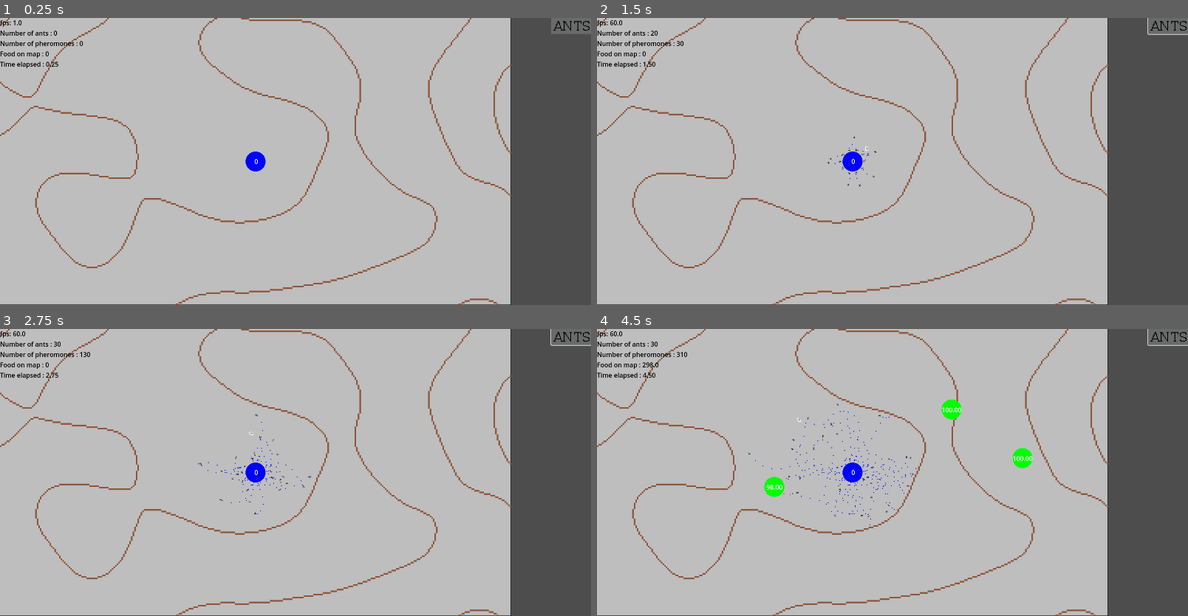
Above: before the commit, frames 1-4 (two rows, left to right).
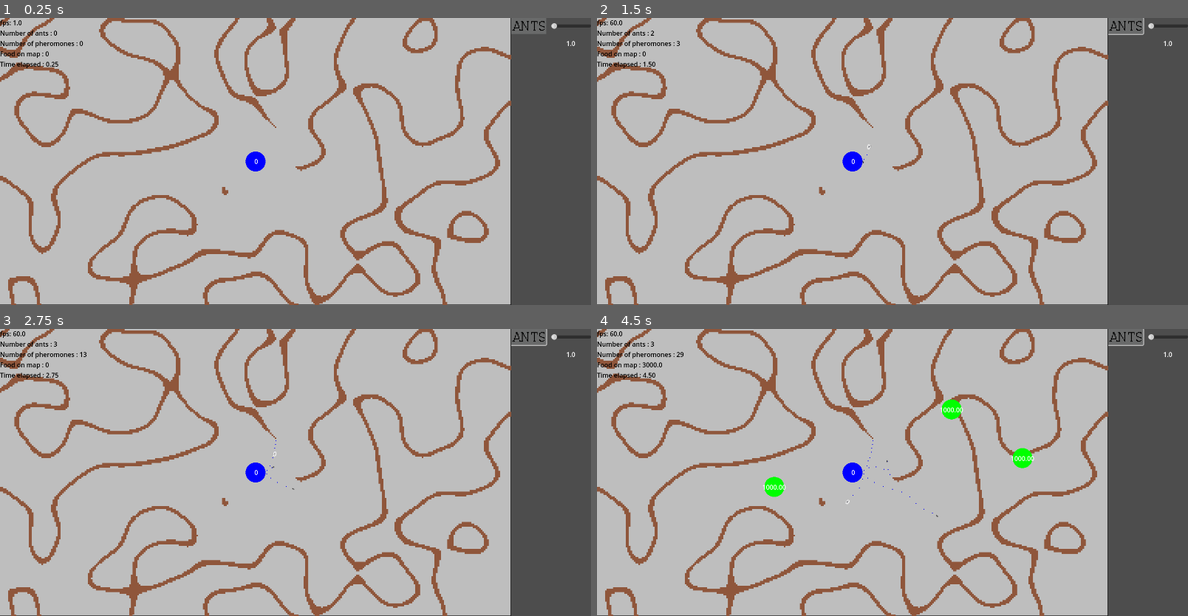
Above: after the commit, the same moments.

Repository: zPrisim/ArtificialAnts
Game: Godot game, scene res://scenes/simulation.tscn
Two runs of this game, one before a commit and one after it. Both use one fixed random seed, a clock stepped at 60 frames per second and the inputs below.
Inputs (mouse positions are in pixels of both pictures, inside the frame that each line leads up to; where the layout moved, square brackets give the same spot in the first picture):
- Up to frame 1 (0.25 s): no input
- Up to frame 2 (1.5 s): click (1122, 26) [1170, 26] at 0.5 s; click (1122, 26) [1170, 26] at 1.25 s
- Up to frame 3 (2.75 s): click (525, 337) [573, 337] at 2 s
- Up to frame 4 (4.5 s): move the mouse to (1022, 458) at 2.77 s; click (1022, 458) at 2.92 s; move the mouse to (774, 486) at 3.52 s; click (774, 486) at 3.67 s; move the mouse to (951, 409) at 4.27 s; click (951, 409) at 4.42 s

The runs differ from the first frame. In frame 1, 12% of the frame differs, in the area x 0-100%, y 0-100%; in frame 2, 12%; in frame 3, 12%; in frame 4, 12%.

Commit message:
Opti pheromones fonctionnelle, ajout slider fourmis UI

Diff:
--- a/project.godot
+++ b/project.godot
@@ -70,10 +70,12 @@
 
 [physics]
 
+2d/run_on_separate_thread=true
 common/physics_ticks_per_second=30
 common/max_physics_steps_per_frame=4
 2d/default_gravity=0.0
 2d/solver/solver_iterations=8
+common/enable_object_picking=false
 
 [rendering]
 
--- a/scenes/SimulationUi.tscn
+++ b/scenes/SimulationUi.tscn
@@ -22,17 +22,44 @@
 
 [node name="MarginContainer" type="MarginContainer" parent="."]
 layout_mode = 1
-anchors_preset = 15
+anchors_preset = 1
+anchor_left = 1.0
 anchor_right = 1.0
-anchor_bottom = 1.0
-grow_horizontal = 2
-grow_vertical = 2
+offset_left = -202.0
+offset_bottom = 100.0
+grow_horizontal = 0
 
-[node name="Button" type="Button" parent="MarginContainer"]
-custom_minimum_size = Vector2(100, 40)
+[node name="HSplitContainer" type="HSplitContainer" parent="MarginContainer"]
+layout_mode = 2
+collapsed = true
+
+[node name="Button" type="Button" parent="MarginContainer/HSplitContainer"]
+custom_minimum_size = Vector2(90, 40)
 layout_mode = 2
 size_flags_horizontal = 8
 size_flags_vertical = 0
 theme_override_styles/hover = SubResource("StyleBoxTexture_gl5vq")
 theme_override_styles/pressed = SubResource("StyleBoxTexture_bjuw2")
 theme_override_styles/normal = SubResource("StyleBoxTexture_gl5vq")
+
+[node name="VSplitContainer" type="VSplitContainer" parent="MarginContainer/HSplitContainer"]
+custom_minimum_size = Vector2(90, 100)
+layout_mode = 2
+collapsed = true
+
+[node name="HSlider" type="HSlider" parent="MarginContainer/HSplitContainer/VSplitContainer"]
+custom_minimum_size = Vector2(90, 40)
+layout_mode = 2
+min_value = 1.0
+max_value = 200.0
+value = 1.0
+rounded = true
+
+[node name="Label" type="Label" parent="MarginContainer/HSplitContainer/VSplitContainer"]
+custom_minimum_size = Vector2(100, 0)
+layout_mode = 2
+size_flags_horizontal = 0
+size_flags_vertical = 0
+text = "200"
+horizontal_alignment = 1
+vertical_alignment = 1
--- a/scenes/ant.tscn
+++ b/scenes/ant.tscn
@@ -7,14 +7,17 @@
 [ext_resource type="Script" uid="uid://b3bbpauotypwp" path="res://scripts/ant_vision.gd" id="5_hkm68"]
 
 [sub_resource type="CapsuleShape2D" id="CapsuleShape2D_5tacl"]
-radius = 5.33333
-height = 13.3333
+radius = 3.99376
+height = 7.99991
 
 [sub_resource type="CircleShape2D" id="CircleShape2D_acg2n"]
-radius = 6.0
+radius = 4.90698
 
 [sub_resource type="CircleShape2D" id="CircleShape2D_1c1h0"]
-radius = 40.05
+radius = 34.0
+
+[sub_resource type="CircleShape2D" id="CircleShape2D_hkm68"]
+radius = 12.0
 
 [node name="ant" type="CharacterBody2D"]
 light_mask = 0
@@ -45,8 +48,8 @@
 metadata/_edit_use_anchors_ = true
 
 [node name="rightAntenna" type="Area2D" parent="."]
-position = Vector2(11, -10)
-collision_layer = 16
+position = Vector2(10.0186, -5.99539)
+collision_layer = 0
 collision_mask = 8
 monitorable = false
 script = ExtResource("4_8svqu")
@@ -55,8 +58,8 @@
 shape = SubResource("CircleShape2D_acg2n")
 
 [node name="leftAntenna" type="Area2D" parent="."]
-position = Vector2(-11, -10)
-collision_layer = 16
+position = Vector2(-9.98141, -6.00469)
+collision_layer = 0
 collision_mask = 8
 monitorable = false
 script = ExtResource("4_8svqu")
@@ -65,8 +68,8 @@
 shape = SubResource("CircleShape2D_acg2n")
 
 [node name="centre" type="Area2D" parent="."]
-position = Vector2(0, -20)
-collision_layer = 16
+position = Vector2(0.0279067, -14.0001)
+collision_layer = 0
 collision_mask = 8
 monitorable = false
 script = ExtResource("4_8svqu")
@@ -81,6 +84,10 @@
 [node name="CollisionShape2D" type="CollisionShape2D" parent="antVision"]
 shape = SubResource("CircleShape2D_1c1h0")
 
-[node name="frontRayCast2D" type="RayCast2D" parent="."]
-enabled = false
-target_position = Vector2(0, -6)
+[node name="closePheromone" type="Area2D" parent="."]
+collision_layer = 0
+collision_mask = 0
+monitorable = false
+
+[node name="CollisionShape2D" type="CollisionShape2D" parent="closePheromone"]
+shape = SubResource("CircleShape2D_hkm68")
--- a/scripts/ant_movement.gd
+++ b/scripts/ant_movement.gd
@@ -6,20 +6,24 @@
 @onready var centreSensor = $centre
 @onready var leftSensor = $leftAntenna
 
+
+@onready var closePheromone = $closePheromone
 @onready var vision = $antVision
-@onready var frontObstacleRay = $frontRayCast2D
 
 @export var id: int
+
+
+enum STATE{SEARCHING,RETURNING}
+var currentState : STATE
 
 
 var maxSpeed = 80.0
 var steerStrength = 100.0 # force changement de direction : augmente grandement la vitesse aussi
-var wanderStrength = 0.5 # force de l'aléatoire
+var wanderStrength = 0.2 # force de l'aléatoire
 var desiredDirection: Vector2
 var desiredVelocity
 var desiredSteeringForce
 var acceleration
-var wallAvoidanceStrength = 1.5
 
 var anthill: Node2D
 var pheromoneSpawnTimeDelay = 0.3
@@ -38,7 +42,7 @@
 
 func _ready():
 	add_to_group("ant")
-
+	currentState = STATE.SEARCHING
 	updateTimer = Timer.new()
 
 	updateTimer.connect("timeout", _on_timer_update)
@@ -65,47 +69,68 @@
 
 	var p = pheromone.instantiate()
 
-	if hasFood:
-		if lastFood != null:
-			distance = global_position.distance_to(lastFood.global_position)
+	var existingPheromone = null
+	if currentState == STATE.SEARCHING:
+		closePheromone.set_collision_mask_value(5, false)
+		closePheromone.set_collision_mask_value(6, true)
+	elif currentState == STATE.RETURNING:
+		closePheromone.set_collision_mask_value(6, false)
+		closePheromone.set_collision_mask_value(5, true)
+
+	var pheromones = closePheromone.get_overlapping_areas()
+	for ph in pheromones:
+		var dist = global_position.distance_to(ph.global_position)
+		if dist <= randi() % 4 + 2:
+			existingPheromone = ph
+			break
+
+	if existingPheromone:
+		if hasFood:
+			if lastFood != null:
+				distance = global_position.distance_to(lastFood.global_position)
+			else:
+				distance = 0
+			normalized_distance = distance / distMax
+			existingPheromone.value += existingPheromone.foodValue * (1.0 - normalized_distance)
 		else:
-			distance = 0
-		normalized_distance = distance / distMax
-		p.type = Settings.types.FOOD
-		p.value = p.foodValue * (1.0 - normalized_distance)
-	else:
-		distance = global_position.distance_to(anthill.global_position)
-		normalized_distance = distance / distMax
-		p.type = Settings.types.HOME
-		p.value = p.homeValue * (1.0 - normalized_distance)
-	p.id = id
-	get_parent().pheromones.append(p)
-	get_parent().add_child(p)
-	p.global_position = global_position
-func move(delta : float, t : Settings.types):
+			distance = global_position.distance_to(anthill.global_position)
+			normalized_distance = distance / distMax
+			existingPheromone.value += existingPheromone.homeValue * (1.0 - normalized_distance)
+
+		existingPheromone.reset_timer()
+
+	else:
+		if hasFood:
+			if lastFood != null:
+				distance = global_position.distance_to(lastFood.global_position)
+			else:
+				distance = 0
+			normalized_distance = distance / distMax
+			p.type = Settings.types.FOOD
+			p.value = p.foodValue * (1.0 - normalized_distance)
+		else:
+			distance = global_position.distance_to(anthill.global_position)
+			normalized_distance = distance / distMax
+			p.type = Settings.types.HOME
+			p.value = p.homeValue * (1.0 - normalized_distance)
+		p.id = id
+		get_parent().pheromones.append(p)
+		get_parent().add_child(p)
+		p.global_position = global_position
+
+func move(delta : float):
 	var randomAngle = randf() * TAU
 	var randomRadius = sqrt(randf())
 	var randomPoint = Vector2(randomRadius * cos(randomAngle), randomRadius * sin(randomAngle))
 
 
-	if frontObstacleRay.is_colliding():
-		var normal = frontObstacleRay.get_collision_normal()
-		var rng = randf()
-		var avoidance
-		velocity = Vector2(0,0)
-		if rng < 0.5:
-			avoidance = normal.rotated(PI / 4)
-		else:
-			avoidance = normal.rotated(-PI / 4)
-		desiredDirection = (desiredDirection + avoidance ).normalized()
-
-
-	if t == Settings.types.FOOD && lastFood == null:
+
+	if currentState == STATE.SEARCHING && lastFood == null:
 		desiredDirection =  (desiredDirection + sensor_direction + (randomPoint * wanderStrength)).normalized()
-	elif t == Settings.types.FOOD && lastFood != null:
-		desiredDirection =  (desiredDirection + sensor_direction + (randomPoint * wanderStrength)).normalized()
-	elif t == Settings.types.HOME:
-		desiredDirection =  (desiredDirection + sensor_direction + (randomPoint * wanderStrength)).normalized()
+	elif currentState == STATE.SEARCHING && lastFood != null:
+		desiredDirection =  (desiredDirection + sensor_direction).normalized()
+	elif currentState == STATE.RETURNING:
+		desiredDirection =  (desiredDirection + sensor_direction).normalized()
 
 	desiredVelocity = desiredDirection * maxSpeed
 	desiredSteeringForce = (desiredVelocity - velocity) * steerStrength
@@ -116,7 +141,7 @@
 
 
 func TurnAround() -> void: # A modifier, les fourmis se bloquent
-	velocity = -velocity * 0.5  # on ralenti la vitesse
+	velocity = -velocity * 0.2 # on ralenti la vitesse
 	desiredDirection = velocity
 
 
@@ -150,7 +175,7 @@
 	var rightPheromones = rightSensor.sensor()
 	var allPheromones = leftPheromones + rightPheromones + centrePheromones
 
-	if t == Settings.types.FOOD:
+	if currentState == STATE.SEARCHING:
 		set_collision_mask_value(3, true)
 		set_collision_mask_value(2, false)
 
@@ -159,7 +184,7 @@
 			return (v.global_position  - global_position).normalized()
 
 			#return (lastFood.global_position  - global_position).normalized()
-		if lastFood != null:
+		elif lastFood != null:
 			return isNear(allPheromones, lastFood)
 		hadFood = false
 		var sumLeft = sumArray(leftPheromones)
@@ -171,7 +196,7 @@
 			return (leftSensor.global_position - global_position).normalized()
 		elif sumRight > sumLeft:
 			return (rightSensor.global_position - global_position).normalized()
-	elif t == Settings.types.HOME:
+	elif currentState == STATE.RETURNING:
 		set_collision_mask_value(3, false)
 		set_collision_mask_value(2, true)
 
@@ -183,7 +208,8 @@
 
 func handleFood(f):
 	if(f.foodValue > 1):
-		f.foodValue -= f.foodRatio/10
+		currentState = STATE.RETURNING
+		f.foodValue -= 1
 		hasFood = true
 	else:
 		f.queue_free()
@@ -202,10 +228,7 @@
 	return Vector2.ZERO
 
 func _physics_process(delta: float) -> void:
-	if !hasFood:
-		move(delta, Settings.types.FOOD)
-	else:
-		move(delta, Settings.types.HOME)
+	move(delta)
 
 	var result = move_and_slide()
 	if result:
@@ -215,13 +238,19 @@
 			if !hadFood:
 				lastFood = collider
 				hadFood = true
+				queue_redraw()
 		elif collider.is_in_group("antHill") and hasFood:
 			hasFood = false
+			currentState = STATE.SEARCHING
 			collider.foodNumber += 1
 		TurnAround()
-
-
-
+		queue_redraw()
+
+
+
+func _draw() -> void:
+	if hasFood:
+		draw_circle(Vector2(0, -5), 2.5, Color.GREEN, 5)
 """
 	draw_circle(rightSensor.position,$CollisionShape2D.shape.radius,Color.VIOLET,0)
 	draw_circle(centreSensor.position,$CollisionShape2D.shape.radius,Color.VIOLET,0)
--- a/scripts/anthill.gd
+++ b/scripts/anthill.gd
@@ -5,8 +5,8 @@
 
 func _ready():
 	add_to_group("antHill")
-	antHillCollision.shape.radius = 25
+	antHillCollision.shape.radius = 22
 
 
 func _draw():
-	draw_circle(Vector2(0,0),antHillCollision.shape.radius,Color.BLUE,true)
+	draw_circle(Vector2(0,0),antHillCollision.shape.radius + 3,Color.BLUE,true)
--- a/scripts/food.gd
+++ b/scripts/food.gd
@@ -3,13 +3,12 @@
 
 var radius : float
 var foodValue : float
-var foodRatio : float = 10
 
 
 func _ready():
 	add_to_group("foodRessource")
 	foodCollision.shape = foodCollision.shape.duplicate()
-	foodCollision.shape.radius = radius
+	foodCollision.shape.radius = radius -3
 
 func _draw():
-	draw_circle(Vector2(0,0),foodCollision.shape.radius,Color.GREEN,true)
+	draw_circle(Vector2(0,0),foodCollision.shape.radius + 3,Color.GREEN,true)
--- a/scripts/map.gd
+++ b/scripts/map.gd
@@ -4,11 +4,13 @@
 var right_click_held := false
 var paint_mode := true
 
+# https://auburn.github.io/FastNoiseLite/
+
 func _ready() -> void:
 	randomize()
 	fnl.seed = randi()
-	fnl.frequency = 0.01
-	fnl.noise_type = FastNoiseLite.TYPE_SIMPLEX_SMOOTH
+	fnl.frequency = 0.02
+	fnl.noise_type =FastNoiseLite.TYPE_SIMPLEX_SMOOTH
 	fnl.fractal_type = FastNoiseLite.FRACTAL_FBM
 	fnl.fractal_octaves = 1
 	fnl.domain_warp_type = FastNoiseLite.DOMAIN_WARP_BASIC_GRID
@@ -25,7 +27,7 @@
 
 	for offset in [Vector2i(1, 0), Vector2i(-1, 0), Vector2i(0, 1), Vector2i(0, -1)]:
 		var neighbor_val = noise.get_noise_2d(x + offset.x, y + offset.y)
-		if neighbor_val <= 0.1:
+		if neighbor_val <= 0.20:
 			return true
 	return false
 
@@ -39,7 +41,7 @@
 			var shapeNoise = fnl.get_noise_2d(x , y)
 			var dist = pos.distance_to(center) / radius
 
-			if dist + shapeNoise < 1.0:
+			if dist + shapeNoise < 1.5:
 				erase_cell(Vector2i(x, y))
 			else:
 				if is_edge(x, y, fnl):
@@ -56,7 +58,7 @@
 		else:
 			right_click_held = false
 
-	var width = 1
+	var width = 2
 	if event is InputEventMouseMotion and right_click_held and event.position.x < 1280 - width:
 		var cell : Vector2i = local_to_map(event.position)
 		if width == 1:
--- a/scripts/pheromone.gd
+++ b/scripts/pheromone.gd
@@ -18,6 +18,7 @@
 var lifeTime = 15.0
 
 func _ready():
+	add_to_group("pheromone")
 	if type == Settings.types.FOOD:
 		value = foodValue
 		sprite.self_modulate = Color(255,0,0)
--- a/scripts/simulation.gd
+++ b/scripts/simulation.gd
@@ -3,8 +3,6 @@
 @onready var ant = preload("res://scenes/ant.tscn")
 @onready var food = preload("res://scenes/food.tscn")
 @onready var pheromone = preload("res://scenes/pheromone.tscn")
-#@onready var pheromoneMap = preload("res://scenes/pheromoneMap.tscn")
-
 @onready var map = preload("res://scenes/map.tscn")
 @onready var antHill = $antHill
 
@@ -14,17 +12,16 @@
 var ants : Array
 var foods : Array
 var pheromones : Array
-var instMapPheromoneHome
-var instMapPheromoneFood
+
 
 var antNumber : int = 200
 
 var startTime = 0
 
 func _ready():
-
 	startTime = Time.get_unix_time_from_system()
 	SimulationUi.ant_button_pressed.connect(_on_ant_button_pressed)
+
 	#Engine.set_time_scale(2)
 	#Engine.max_physics_steps_per_frame = 1;
 	var instMap = map.instantiate()
@@ -49,7 +46,7 @@
 
 
 func _on_ant_button_pressed():
-	ants_around_anthill(antHill.global_position, 25.0,ant,10,0.0)
+	ants_around_anthill(antHill.global_position, 25.0,ant,SimulationUi.antSlider.value,0.0)
 
 
 func _input(event):
@@ -66,7 +63,7 @@
 	var instFood = food.instantiate()
 	instFood.radius = r
 	instFood.position = pos
-	instFood.foodValue = 100
+	instFood.foodValue = 1000
 	add_child(instFood)
 	foods.append(instFood)
 
--- a/scripts/simulation_ui.gd
+++ b/scripts/simulation_ui.gd
@@ -2,10 +2,23 @@
 
 signal ant_button_pressed
 
-@onready var antButton = $MarginContainer/Button
+@onready var antButton = $MarginContainer/HSplitContainer/Button
+@onready var antSlider = $MarginContainer/HSplitContainer/VSplitContainer/HSlider
+@onready var antLabel = $MarginContainer/HSplitContainer/VSplitContainer/Label
+
+
+
 
 func _ready():
 	antButton.pressed.connect(_on_ant_button_pressed)
+	antSlider.value_changed.connect(_on_ant_slider_slide)
+
+func _process(_delta: float) -> void:
+	antLabel.text = str(antSlider.value)
+
+
+func _on_ant_slider_slide(value):
+	antLabel.text = str(value)
 
 func _on_ant_button_pressed():
 	emit_signal("ant_button_pressed")
Not shown: 1 places in scenes/ant.tscn that only renumber resources
